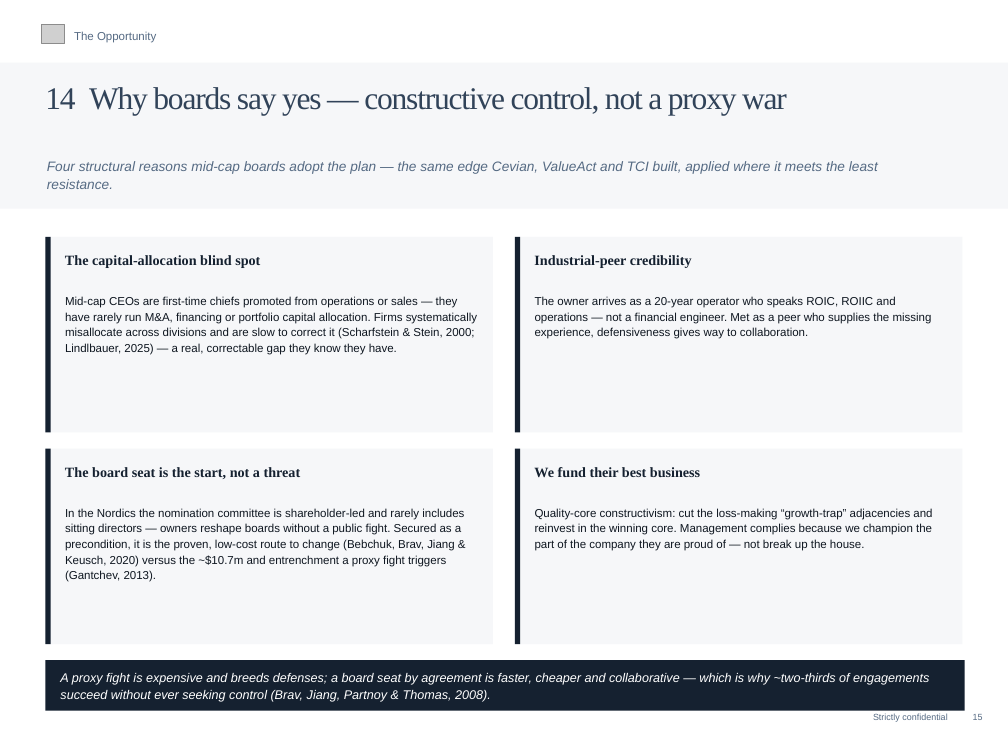
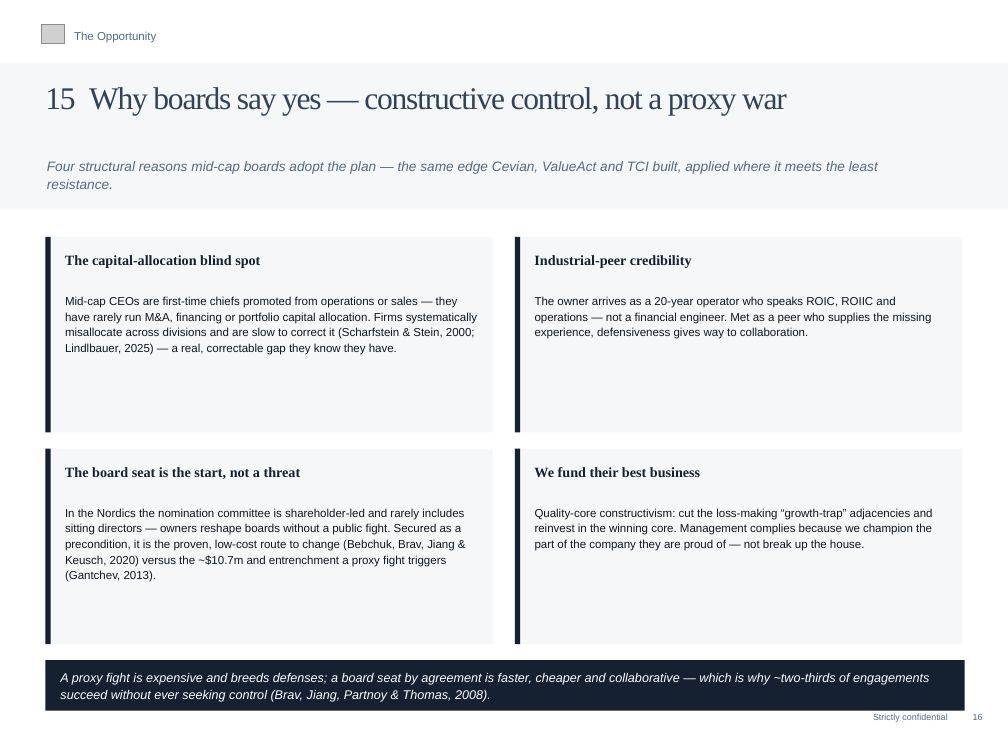
Before and after one commit to charette-lab/Claude, a slide deck: slide 18 of Athanase_Engaged_Ownership_Allocator_Deck.pptx (slide 17 before the commit). Drawn at 1008x756 pixels with LibreOffice and Linux fonts; fonts in the diff are those of the drawing; grey boxes stand for pictures. Boxes give left, top, right and bottom in pixels: in the first picture for what was removed or moved away, otherwise in the second. Text is boxed around its words. In the diff, an @@ line names an element or a change of style, - is before the commit and + after.

```diff
--- a/Athanase_Engaged_Ownership_Allocator_Deck.pptx
+++ b/Athanase_Engaged_Ownership_Allocator_Deck.pptx
@@ text at <box>45,87,787,116</box>: text changed @@
-14 Why boards say yes — constructive control, not a proxy war
+15 Why boards say yes — constructive control, not a proxy war
```
Also in this commit, not shown: 71 other slides changed, 1 slide added, 1 other file.
